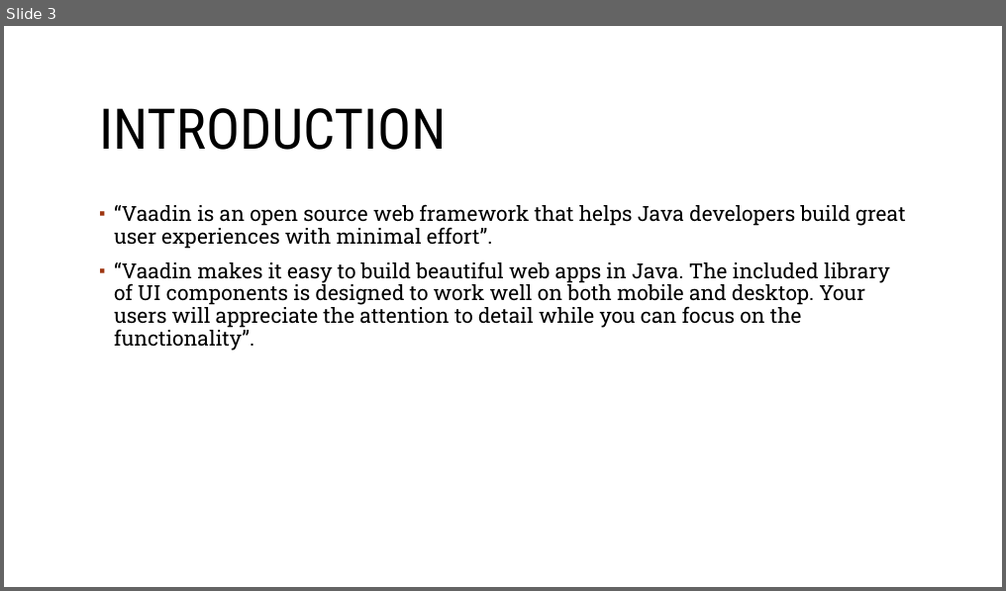
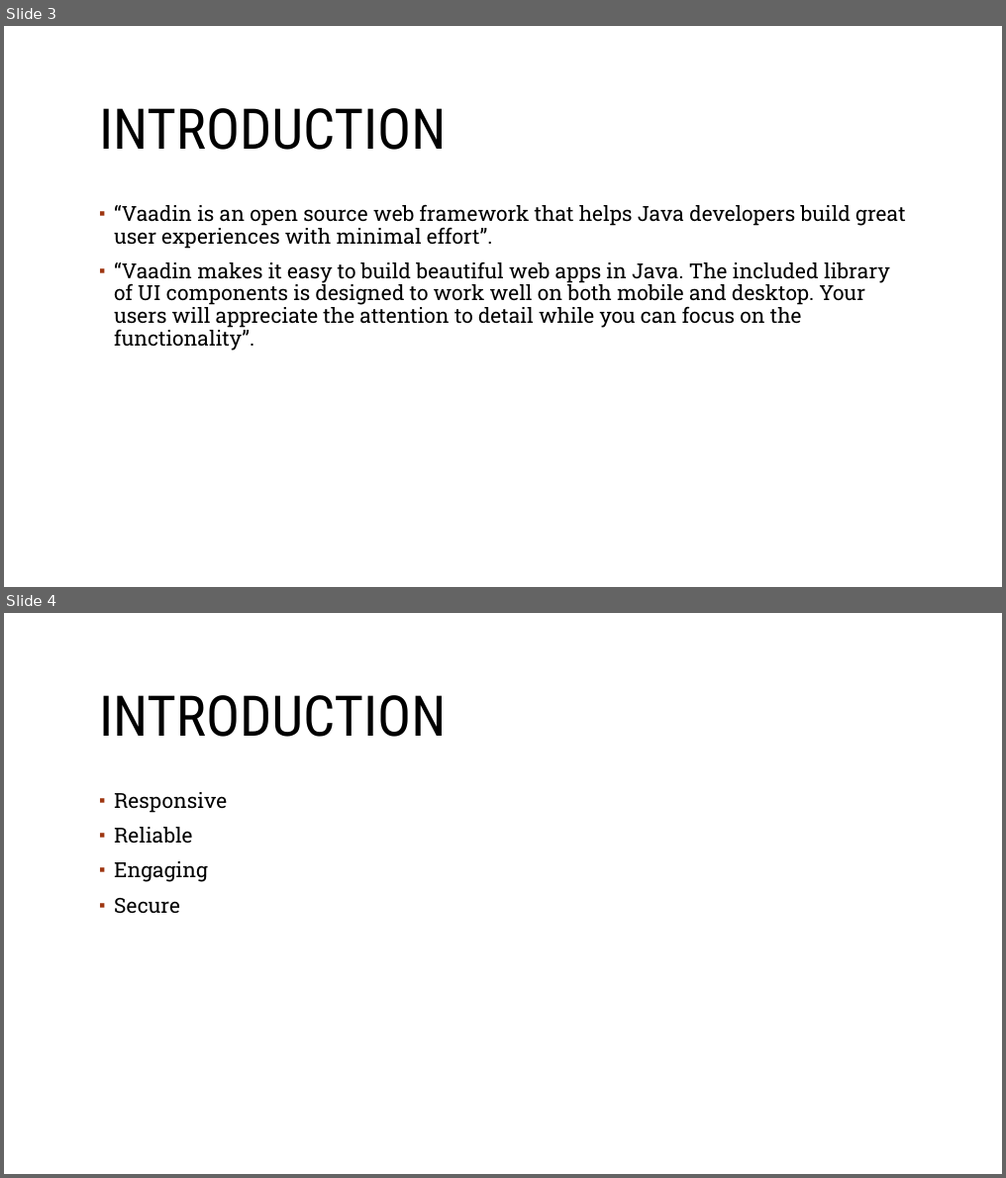
Before and after one commit to sebivenlo/Vaadin-workshop, a slide deck: Documentation/Frontend-technologies.odp. Shown one above the other, each under a label of ours: slide 3 before the commit, slides 3 and 4 after it. The pictures are 1006x591 and 1006x1178 pixels, drawn with LibreOffice and Linux fonts; fonts in the diff are those of the drawing; background and template pictures are left out. Boxes give left, top, right and bottom in pixels: in the first picture for what was removed or moved away, otherwise in the second. Text is boxed around its words. In the diff, an @@ line names an element or a change of style, - is before the commit and + after.

```diff
--- a/Documentation/Frontend-technologies.odp
+++ b/Documentation/Frontend-technologies.odp
@@ slide 4 added at (4, 613, 1002, 1174), background #FFFFFF; not listed: 1 template element that a slide beside it also shows @@
@@ title added at (99, 695, 446, 737), 54 pt, text #000000 @@
+INTRODUCTION
@@ text added at (114, 792, 227, 914), 20 pt, text #000000 @@
+▪ Responsive
+▪ Reliable
+▪ Engaging
+▪ Secure
```
Also in this commit, not shown: 7 slides changed, 1 other slide added, 1 slide removed.
